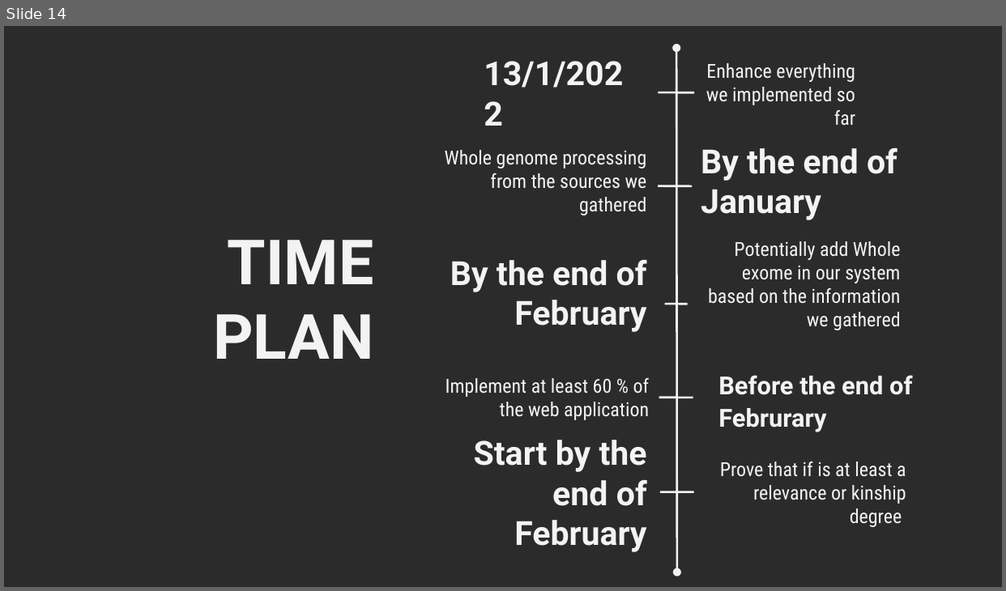
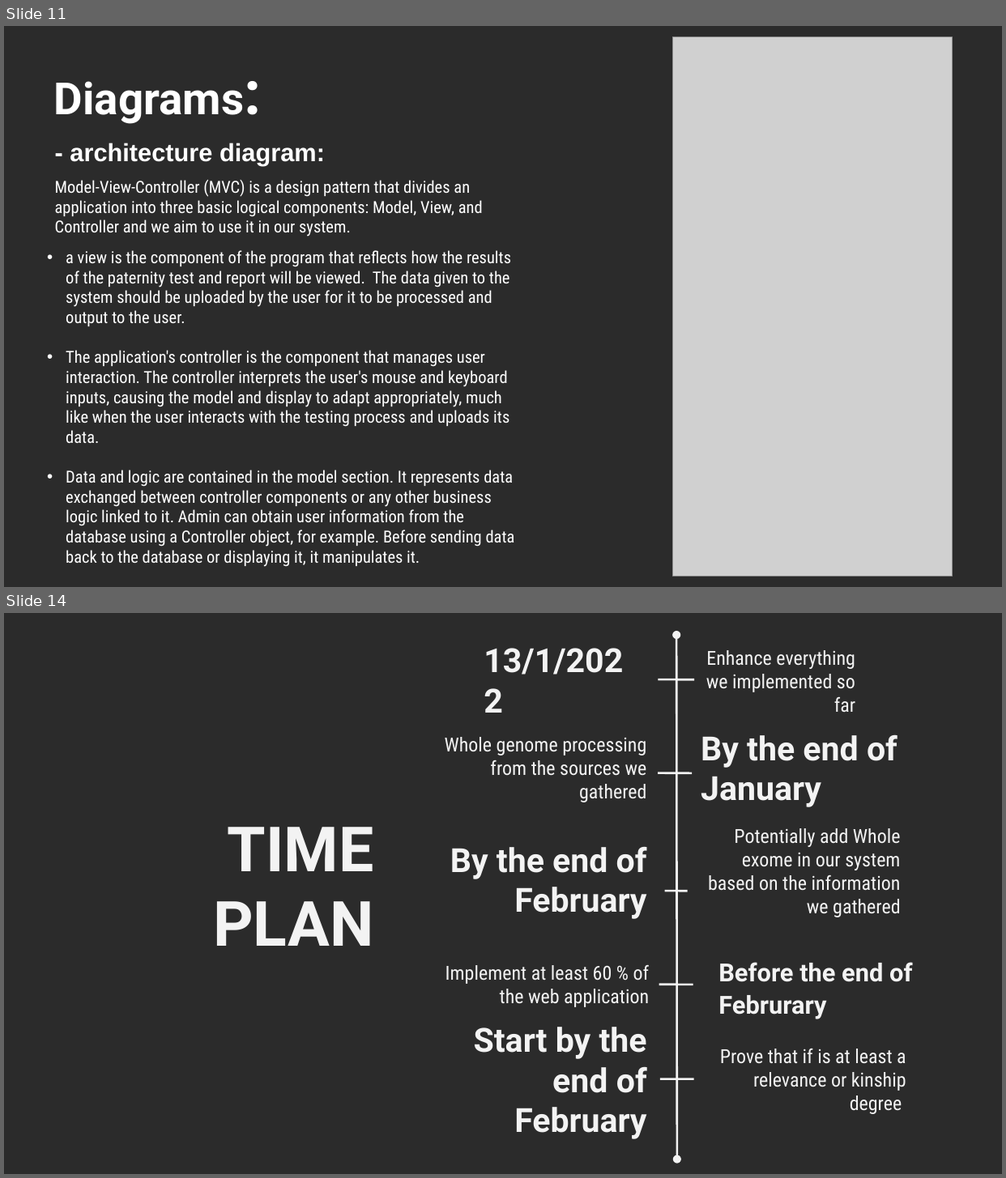
Before and after one commit to YoussifAssem/Genatac, a slide deck: E-Genetics/presentations/new presentation.pptx. Shown one above the other, each under a label of ours: slide 14 before the commit, slides 11 and 14 after it; the slides between them are not shown. The pictures are 1006x591 and 1006x1178 pixels, drawn with LibreOffice and Linux fonts; fonts in the diff are those of the drawing; grey boxes stand for pictures; background and template pictures are left out; a plain dark background stands for a picture behind light text. Boxes give left, top, right and bottom in pixels: in the first picture for what was removed or moved away, otherwise in the second. Text is boxed around its words. In the diff, an @@ line names an element or a change of style, - is before the commit and + after.

```diff
--- a/E-Genetics/presentations/new presentation.pptx
+++ b/E-Genetics/presentations/new presentation.pptx
@@ slide 11 added at [4,26,1002,587], background picture (left out) @@
@@ picture added at [672,37,952,576] @@
@@ title added at [54,81,245,124], 32 pt, text #FFFFFF, bold @@
+Diagrams:
@@ text added at [70,143,325,165], 18 pt, text #FFFFFF, bold @@
+- architecture diagram:
@@ text added at [55,180,483,237], 12 pt, text #FFFFFF @@
+Model-View-Controller (MVC) is a design pattern that divides an application into three basic logical components: Model, View, and Controller and we aim to use it in our system.
@@ text added at [66,250,515,567], 12 pt, text #FFFFFF @@
+• a view is the component of the program that reflects how the results of the paternity test and report will be viewed. The data given to the system should be uploaded by the user for it to be processed and output to the user.
+• The application's controller is the component that manages user interaction. The controller interprets the user's mouse and keyboard inputs, causing the model and display to adapt appropriately, much like when the user interacts with the testing process and uploads its data.
+• Data and logic are contained in the model section. It represents data exchanged between controller components or any other business logic linked to it. Admin can obtain user information from the database using a Controller object, for example. Before sending data back to the database or displaying it, it manipulates it.
```
Also in this commit, not shown: 3 slides changed, 1 other slide added, 2 slides removed.
